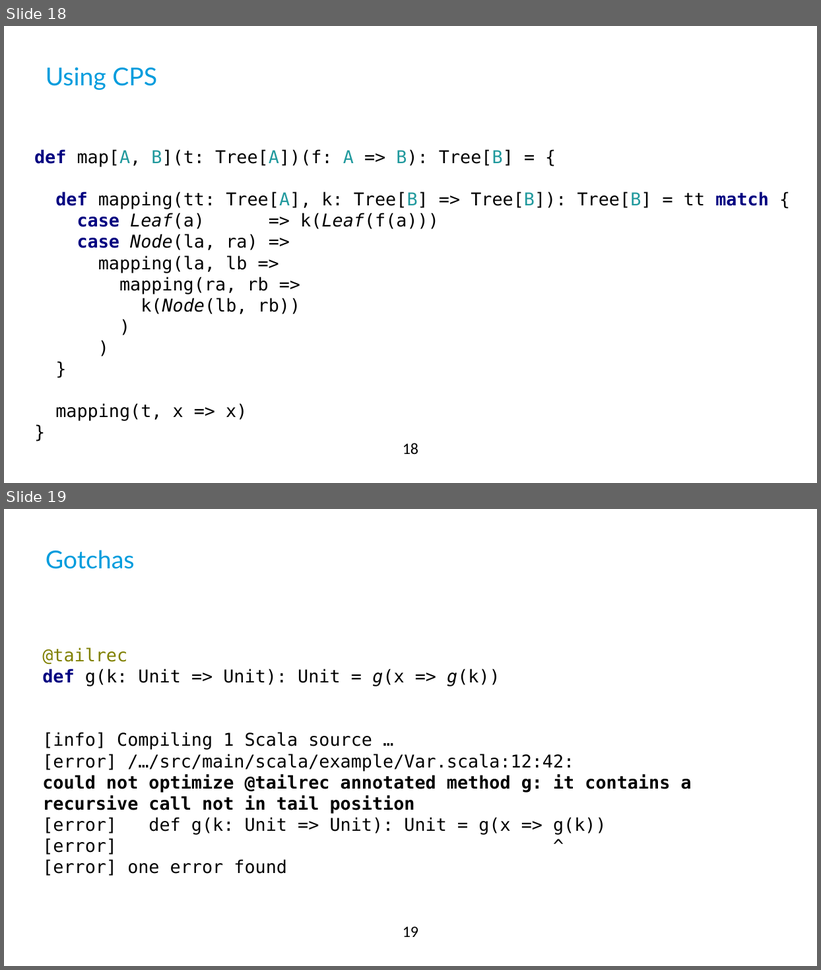
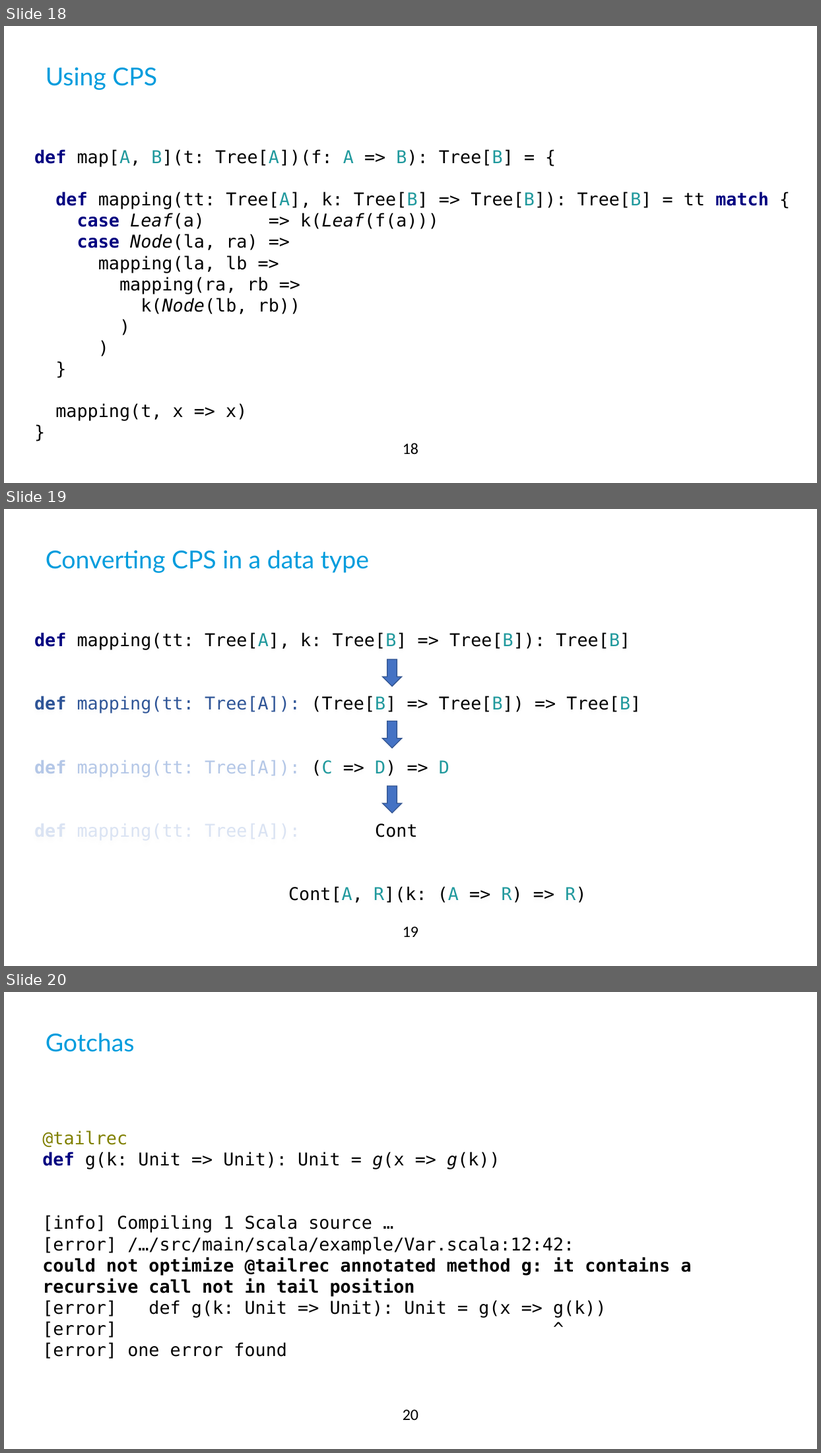
Before and after one commit to qqupp/continuations-playground, a slide deck: docs/diy-continuations.pptx. Shown one above the other, each under a label of ours: slides 18 and 19 before the commit, slides 18, 19 and 20 after it. The pictures are 821x970 and 821x1453 pixels, drawn with LibreOffice and Linux fonts; fonts in the diff are those of the drawing; background and template pictures are left out. Boxes give left, top, right and bottom in pixels: in the first picture for what was removed or moved away, otherwise in the second. Text is boxed around its words. In the diff, an @@ line names an element or a change of style, - is before the commit and + after.

```diff
--- a/docs/diy-continuations.pptx
+++ b/docs/diy-continuations.pptx
@@ slide 19 added at bbox=[4, 509, 817, 966], background #FFFFFF; not listed: 1 template element that a slide beside it also shows @@
@@ title added at bbox=[46, 550, 369, 573], 28 pt, text #009CDD @@
+Converting CPS in a data type
@@ text added at bbox=[34, 632, 641, 903], 20 pt, text #000000 @@
+def mapping(tt: Tree[A], k: Tree[B] => Tree[B]): Tree[B]
+def mapping(tt: Tree[A]): (Tree[B] => Tree[B]) => Tree[B]
+def mapping(tt: Tree[A]): (C => D) => D
+def mapping(tt: Tree[A]): Cont
+Cont[A, R](k: (A => R) => R)
@@ down arrow added at bbox=[383, 659, 402, 687], fill #4472C4, outline #325491 1 pt @@
@@ down arrow added at bbox=[383, 721, 402, 748], fill #4472C4, outline #325491 1 pt @@
@@ down arrow added at bbox=[383, 786, 402, 813], fill #4472C4, outline #325491 1 pt @@
@@ what was slide 19 is now slide 20 @@
@@ page number at bbox=[403, 1410, 418, 1420]: text changed @@
-19
+20
```
Also in this commit, not shown: 2 other files.
